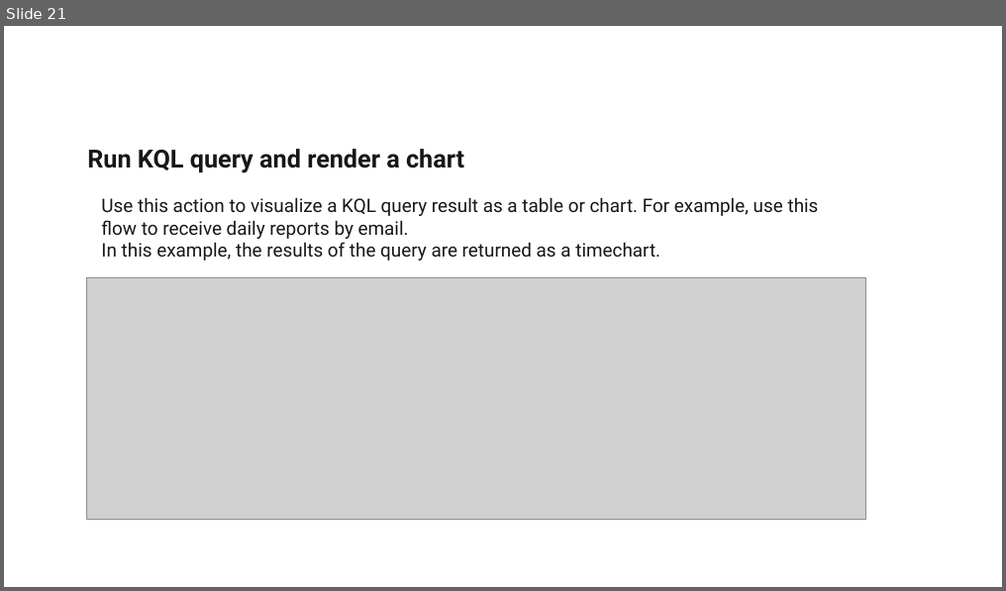
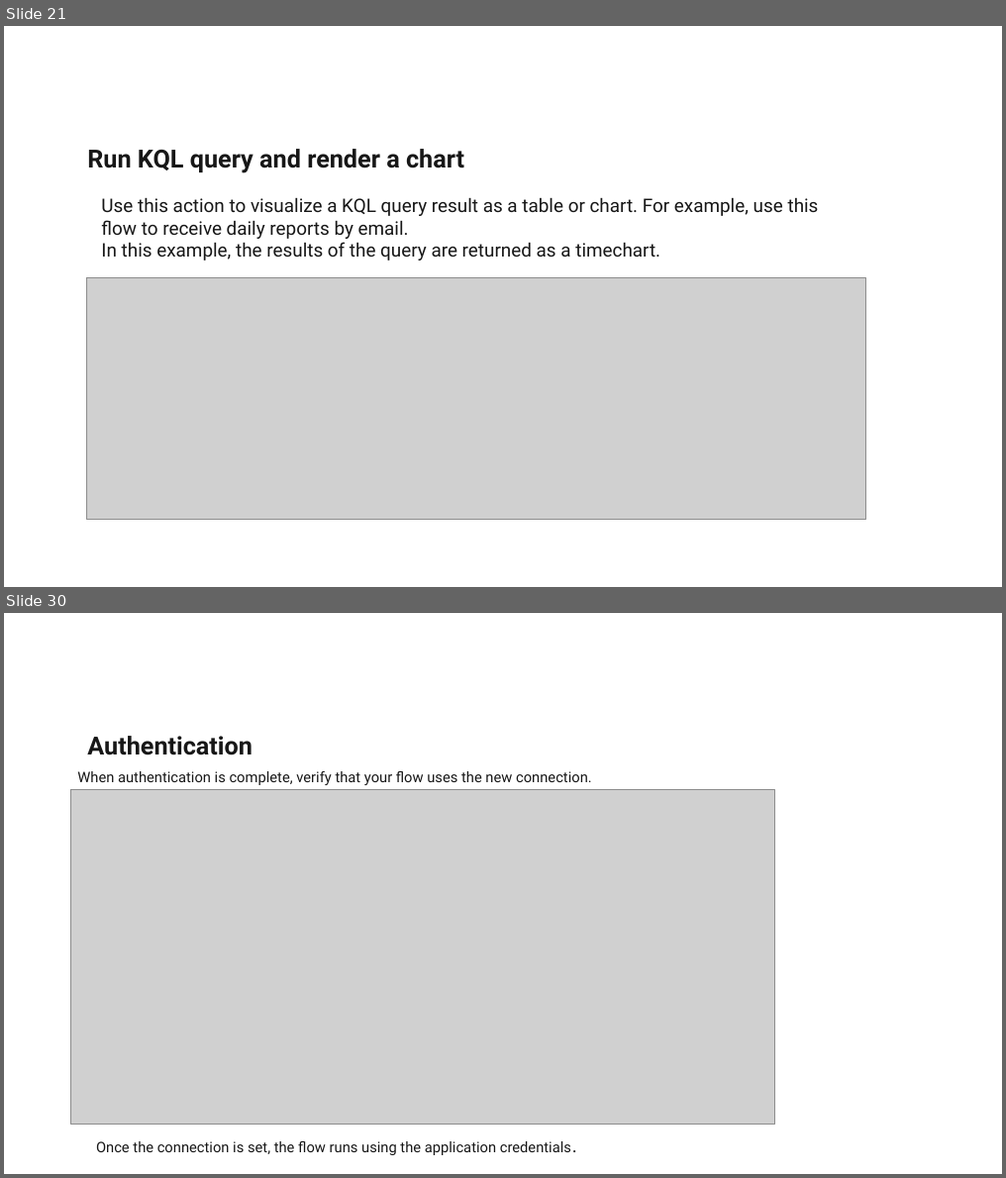
Before and after one commit to Deloitte-Azure-Accelerators/DataExplorer, a slide deck: Azure Data Explorer.pptx. Shown one above the other, each under a label of ours: slide 21 before the commit, slides 21 and 30 after it; the slides between them are not shown. The pictures are 1006x591 and 1006x1178 pixels, drawn with LibreOffice and Linux fonts; fonts in the diff are those of the drawing; grey boxes stand for pictures; background and template pictures are left out. Boxes give left, top, right and bottom in pixels: in the first picture for what was removed or moved away, otherwise in the second. Text is boxed around its words. In the diff, an @@ line names an element or a change of style, - is before the commit and + after.

```diff
--- a/Azure Data Explorer.pptx
+++ b/Azure Data Explorer.pptx
@@ slide 30 added at bbox=[4, 613, 1002, 1174], background #FFFFFF; not listed: 1 template element that a slide beside it also shows @@
@@ text added at bbox=[87, 736, 252, 756], 24 pt, text #171717, bold @@
+Authentication
@@ picture added at bbox=[70, 789, 776, 1124] @@
@@ text added at bbox=[77, 771, 592, 785], 14 pt, text #171717 @@
+When authentication is complete, verify that your flow uses the new connection.
@@ text added at bbox=[96, 1142, 571, 1156], 14 pt, text #171717 @@
+Once the connection is set, the flow runs using the application credentials.
```
Also in this commit, not shown: 17 other slides added.
